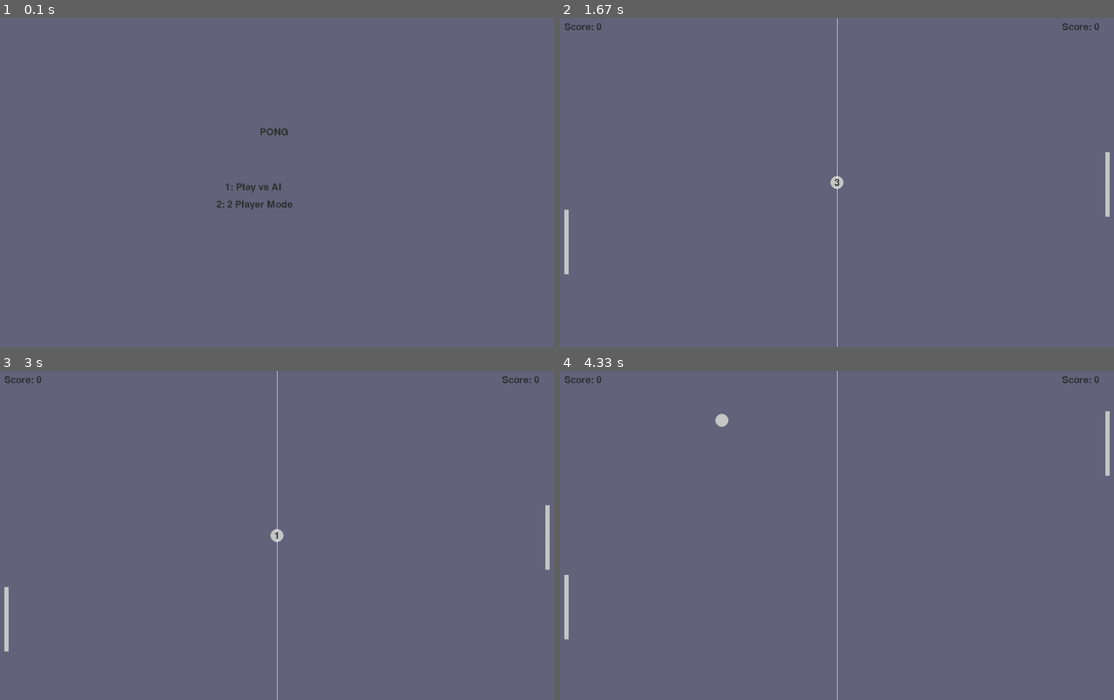
Above: before the commit, frames 1-4 (two rows, left to right).
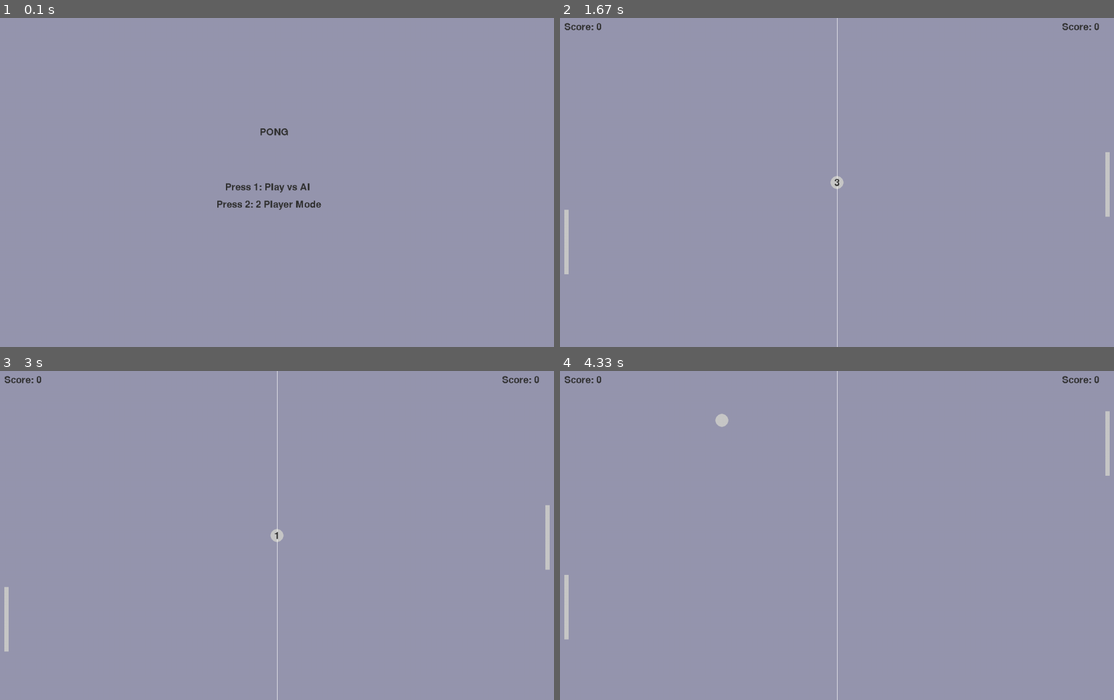
Above: after the commit, the same moments.

Repository: SchumpyA/LearningPyGame
Game: pygame game, started from src/pongGame.py
Two runs of this game, one before a commit and one after it. Both use one fixed random seed, a clock stepped at 60 frames per second and the inputs below.
Inputs:
- Up to frame 1 (0.1 s): no input
- Up to frame 2 (1.67 s): tap 1 at 0.33 s; tap 3 at 0.67 s; hold S 1-1.47 s; hold W from 1.5 s (still down)
- Up to frame 3 (3 s): release W at 1.87 s; hold S 1.9-2.27 s; hold W 2.3-2.6 s; hold S 2.63-2.93 s; hold W from 2.97 s (still down)
- Up to frame 4 (4.33 s): release W at 3.33 s; hold S 3.37-3.73 s; hold W 3.77-4.07 s; hold S from 4.1 s (still down)

The runs differ from the first frame. In frame 1, 100% of the frame differs, in the area x 0-100%, y 0-100%; in frame 2, 99%; in frame 3, 99%; in frame 4, 99%.

Commit message:
animation work

Diff:
--- /dev/null
+++ b/src/animation.py
@@ -0,0 +1,280 @@
+import pygame
+import sys
+import math
+import random
+
+pygame.init()
+
+# -----------------------------
+# Screen
+# -----------------------------
+WIDTH, HEIGHT = 900, 600
+screen = pygame.display.set_mode((WIDTH, HEIGHT))
+clock = pygame.time.Clock()
+
+# -----------------------------
+# World (bottom of screen = floor)
+# -----------------------------
+FLOOR_Y = HEIGHT
+
+# -----------------------------
+# Mouse interaction
+# -----------------------------
+dragging_ball = None
+mouse_offset_x = 0
+mouse_offset_y = 0
+
+# -----------------------------
+# Planets (gravity wells)
+# -----------------------------
+planets = [
+    {"x": 250, "y": 120, "r": 18, "mass": 6000, "t": 0},
+    {"x": 650, "y": 150, "r": 22, "mass": 8000, "t": 1}
+]
+
+# -----------------------------
+# Balls
+# -----------------------------
+balls = [
+    {
+        "name": "rubber",
+        "x": 200, "y": 100,
+        "vx": 2, "vy": 0,
+        "radius": 32,
+        "impact": 0,
+        "t": 0,
+        "gravity": 0.5,
+        "bounce": 0.85,
+        "metal": False,
+        "particles": False,
+        "slime": False,
+    },
+    {
+        "name": "metal",
+        "x": 450, "y": 100,
+        "vx": -2, "vy": 0,
+        "radius": 36,
+        "impact": 0,
+        "t": 0,
+        "gravity": 0.5,
+        "bounce": 0.35,
+        "metal": True,
+        "particles": True,
+        "slime": False,
+    },
+    {
+        "name": "slime",
+        "x": 700, "y": 100,
+        "vx": 1, "vy": 0,
+        "radius": 42,
+        "impact": 0,
+        "t": 0,
+        "gravity": 0.3,
+        "bounce": 0.15,
+        "metal": False,
+        "particles": False,
+        "slime": True,
+    }
+]
+
+particles = []
+ground_slime = []
+
+# -----------------------------
+# Helpers
+# -----------------------------
+def dist(a, b, x, y):
+    return math.hypot(a - x, b - y)
+
+def clamp(x, a, b):
+    return max(a, min(b, x))
+
+def apply_planet_gravity(ball):
+    for p in planets:
+        dx = p["x"] - ball["x"]
+        dy = p["y"] - ball["y"]
+        d2 = dx*dx + dy*dy + 50
+
+        force = p["mass"] / d2
+
+        ball["vx"] += dx * force * 0.01
+        ball["vy"] += dy * force * 0.01
+
+# -----------------------------
+# Main loop
+# -----------------------------
+running = True
+while running:
+    clock.tick(60)
+
+    mx, my = pygame.mouse.get_pos()
+
+    for event in pygame.event.get():
+
+        if event.type == pygame.QUIT:
+            running = False
+
+        if event.type == pygame.MOUSEBUTTONDOWN:
+            for b in balls:
+                if dist(mx, my, b["x"], b["y"]) < b["radius"]:
+                    dragging_ball = b
+                    mouse_offset_x = b["x"] - mx
+                    mouse_offset_y = b["y"] - my
+                    break
+
+        if event.type == pygame.MOUSEBUTTONUP:
+            dragging_ball = None
+
+    # -----------------------------
+    # Trails
+    # -----------------------------
+    fade = pygame.Surface((WIDTH, HEIGHT))
+    fade.set_alpha(30)
+    fade.fill((0, 0, 0))
+    screen.blit(fade, (0, 0))
+
+    # -----------------------------
+    # Move planets
+    # -----------------------------
+    for p in planets:
+        p["t"] += 0.01
+        p["x"] += math.sin(p["t"]) * 0.3
+
+    # -----------------------------
+    # Update balls
+    # -----------------------------
+    for b in balls:
+
+        # -------------------------
+        # Dragging
+        # -------------------------
+        if b == dragging_ball:
+            prev_x, prev_y = b["x"], b["y"]
+
+            b["x"] = mx + mouse_offset_x
+            b["y"] = my + mouse_offset_y
+
+            b["vx"] = (b["x"] - prev_x) * 0.6
+            b["vy"] = (b["y"] - prev_y) * 0.6
+
+            continue
+
+        # -------------------------
+        # Physics
+        # -------------------------
+        b["vy"] += b["gravity"]
+        apply_planet_gravity(b)
+
+        b["x"] += b["vx"]
+        b["y"] += b["vy"]
+
+        b["vx"] *= 0.999
+        b["vy"] *= 0.999
+
+        b["vx"] += random.uniform(-0.01, 0.01)
+
+        # -------------------------
+        # Walls
+        # -------------------------
+        if b["x"] - b["radius"] <= 0:
+            b["x"] = b["radius"]
+            b["vx"] *= -1
+
+        if b["x"] + b["radius"] >= WIDTH:
+            b["x"] = WIDTH - b["radius"]
+            b["vx"] *= -1
+
+        # -------------------------
+        # FLOOR = bottom of screen
+        # -------------------------
+        if b["y"] + b["radius"] >= FLOOR_Y:
+            b["y"] = FLOOR_Y - b["radius"]
+
+            impact = abs(b["vy"])
+            b["impact"] = impact
+
+            if b["particles"] and impact > 2:
+                for _ in range(8):
+                    particles.append([
+                        b["x"], b["y"],
+                        random.uniform(-3, 3),
+                        random.uniform(-6, -2)
+                    ])
+
+            if b["slime"]:
+                ground_slime.append((b["x"], FLOOR_Y - 2))
+
+            b["vy"] *= -b["bounce"]
+
+            if abs(b["vy"]) < 0.5:
+                b["vy"] = 0
+
+        b["impact"] *= 0.85
+        b["t"] += 0.03
+
+    # -----------------------------
+    # Particles
+    # -----------------------------
+    for p in particles:
+        p[0] += p[2]
+        p[1] += p[3]
+        p[3] += 0.2
+
+    particles = [p for p in particles if p[1] < HEIGHT]
+
+    # -----------------------------
+    # Draw planets
+    # -----------------------------
+    for p in planets:
+        pygame.draw.circle(screen, (80, 120, 255), (int(p["x"]), int(p["y"])), p["r"])
+
+    # -----------------------------
+    # slime ground trail
+    # -----------------------------
+    for s in ground_slime[-400:]:
+        pygame.draw.circle(screen, (80, 200, 140), (int(s[0]), int(s[1])), 3)
+
+    # -----------------------------
+    # Draw balls
+    # -----------------------------
+    for b in balls:
+
+        stretch = min(b["impact"] * 0.03, 0.35)
+
+        w = int(b["radius"] * (1 + stretch))
+        h = int(b["radius"] * (1 - stretch))
+
+        if b["metal"]:
+            speed = abs(b["vx"]) + abs(b["vy"])
+            shade = clamp(120 + int(speed * 4), 80, 255)
+            col = (shade, shade, shade)
+
+        elif b["slime"]:
+            col = (
+                int(120 + 80 * math.sin(b["t"])),
+                220,
+                140
+            )
+        else:
+            col = (
+                int(127 + 127 * math.sin(b["t"])),
+                80,
+                int(127 + 127 * math.cos(b["t"]))
+            )
+
+        pygame.draw.ellipse(
+            screen,
+            col,
+            (int(b["x"] - w//2), int(b["y"] - h//2), w, h)
+        )
+
+    # -----------------------------
+    # particles
+    # -----------------------------
+    for p in particles:
+        pygame.draw.circle(screen, (200, 200, 200), (int(p[0]), int(p[1])), 3)
+
+    pygame.display.flip()
+
+pygame.quit()
+sys.exit()
--- a/src/pongFunctions.py
+++ b/src/pongFunctions.py
@@ -2,7 +2,7 @@
 import random
 
 # Colors in game
-backgroundColor = (100, 100, 125)
+backgroundColor = (150, 150, 175)
 ballColor = (200,200,200)
 lineColor = (255, 255, 255)
 textColor = (50, 50, 50)
--- a/src/pongGame.py
+++ b/src/pongGame.py
@@ -77,25 +77,11 @@
 
     # ---- MENU: MODE ----
     if gameState == "menu_mode":
-        title = gameFont.render("PONG", False, pf.textColor)
-        option1 = gameFont.render("1: Play vs AI", False, pf.textColor)
-        option2 = gameFont.render("2: 2 Player Mode", False, pf.textColor)
-
-        screen.blit(title, (WIDTH//2 - 40, HEIGHT//3))
-        screen.blit(option1, (WIDTH//2 - 120, HEIGHT//2))
-        screen.blit(option2, (WIDTH//2 - 140, HEIGHT//2 + 40))
+        pf.startGame(gameState, screen, gameFont, WIDTH, HEIGHT)
 
     # ---- MENU: SCORE ----
     elif gameState == "menu_score":
-        title = gameFont.render("Choose Win Condition", False, pf.textColor)
-        option1 = gameFont.render("1: First to 1", False, pf.textColor)
-        option2 = gameFont.render("2: First to 10", False, pf.textColor)
-        option3 = gameFont.render("3: First to 25", False, pf.textColor)
-
-        screen.blit(title, (WIDTH//2 - 120, HEIGHT//3))
-        screen.blit(option1, (WIDTH//2 - 120, HEIGHT//2))
-        screen.blit(option2, (WIDTH//2 - 120, HEIGHT//2 + 40))
-        screen.blit(option3, (WIDTH//2 - 120, HEIGHT//2 + 80))
+        pf.scoreScreen(gameState, screen, gameFont, WIDTH, HEIGHT)
 
     # ---- GAME OVER ----
     elif gameState == "game_over":
@@ -127,11 +113,11 @@
             scored = pf.ballMovement(ball, player, opponent, WIDTH, HEIGHT)
 
             if scored:
-                if pf.playerScore >= maxScore:
+                if pf.opponentScore >= maxScore:
                     winner = "player"
                     gameState = "game_over"
                     continue
-                elif pf.opponentScore >= maxScore:
+                elif pf.playerScore >= maxScore:
                     winner = "opponent"
                     gameState = "game_over"
                     continue
